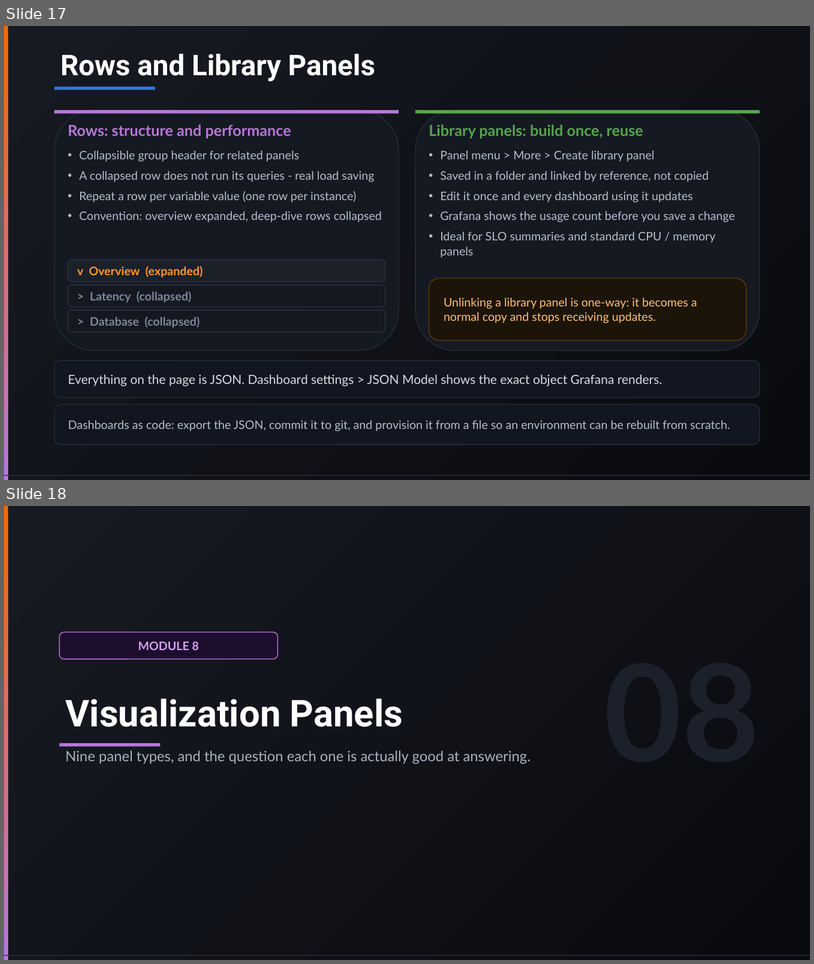
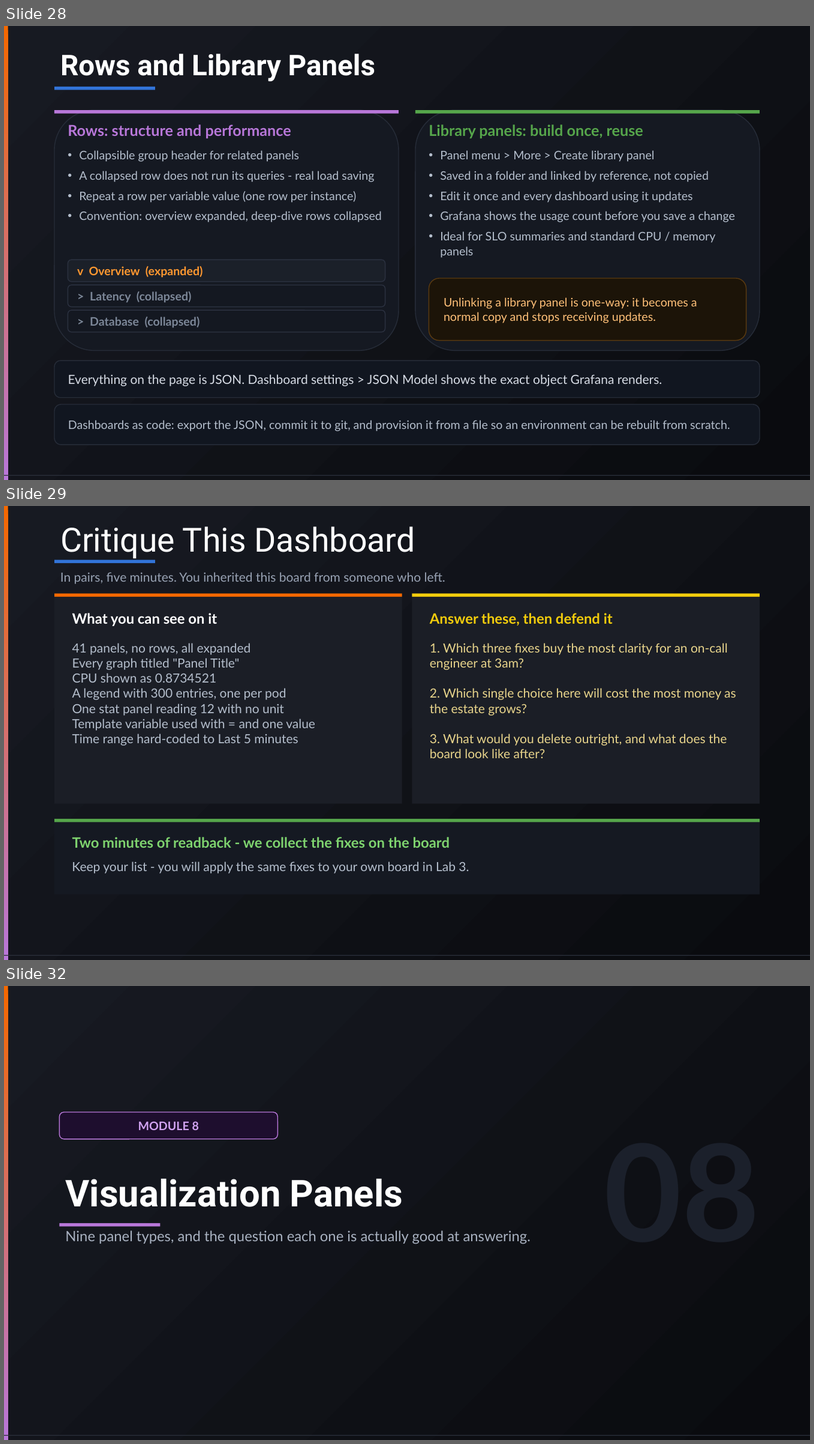
Before and after one commit to vikash-verma-profile/garfana-August-2026, a slide deck: Day-2/Day-2.pptx. Shown one above the other, each under a label of ours: slides 17 and 18 before the commit, slides 28, 29 and 32 after it; the slides between them are not shown. The pictures are 814x964 and 814x1444 pixels, drawn with LibreOffice and Linux fonts; fonts in the diff are those of the drawing. Boxes give left, top, right and bottom in pixels: in the first picture for what was removed or moved away, otherwise in the second. Text is boxed around its words. In the diff, an @@ line names an element or a change of style, - is before the commit and + after.

```diff
--- a/Day-2/Day-2.pptx
+++ b/Day-2/Day-2.pptx
@@ slide 29 added at (4,506,810,960), background gradient #171A22 to #0A0B0F; not listed: 2 template elements that a slide beside it also shows @@
@@ title added at (60,526,415,560), 39.6 pt, text #FFFFFF @@
+Critique This Dashboard
@@ rectangle added at (54,560,155,564), fill #3274D9 @@
@@ text added at (60,572,446,584), 15 pt, text #98A2B3 @@
+In pairs, five minutes. You inherited this board from someone who left.
@@ rectangle added at (54,593,402,803), fill #1B1E26 @@
@@ rectangle added at (54,593,402,597), fill #F46800 @@
@@ rectangle added at (413,593,760,803), fill #1B1E26 @@
@@ rectangle added at (413,593,760,597), fill #F2CC0C @@
@@ text added at (72,613,217,626), 17 pt, text #FFFFFF, bold @@
+What you can see on it
@@ text added at (430,613,613,625), 17 pt, text #F2CC0C, bold @@
+Answer these, then defend it
@@ text added at (72,643,315,745), 15 pt, text #B4BECC @@
+41 panels, no rows, all expanded
+Every graph titled "Panel Title"
+CPU shown as 0.8734521
+A legend with 300 entries, one per pod
+One stat panel reading 12 with no unit
+Template variable used with = and one value
+Time range hard-coded to Last 5 minutes
@@ text added at (430,643,737,758), 15 pt, text #E8D48B @@
+1. Which three fixes buy the most clarity for an on-call engineer at 3am?
+2. Which single choice here will cost the most money as the estate grows?
+3. What would you delete outright, and what does the board look like after?
@@ rectangle added at (54,819,760,894), fill #151922 @@
@@ rectangle added at (54,819,760,822), fill #56A64B @@
@@ text added at (72,837,450,847), 17 pt, text #7FD46F, bold @@
+Two minutes of readback - we collect the fixes on the board
@@ text added at (72,861,469,873), 15 pt, text #B4BECC @@
+Keep your list - you will apply the same fixes to your own board in Lab 3.
@@ what was slide 17 is now slide 28 @@
@@ what was slide 18 is now slide 32 @@
```
Also in this commit, not shown: 2 slides changed, 14 other slides added, 19 other files.
